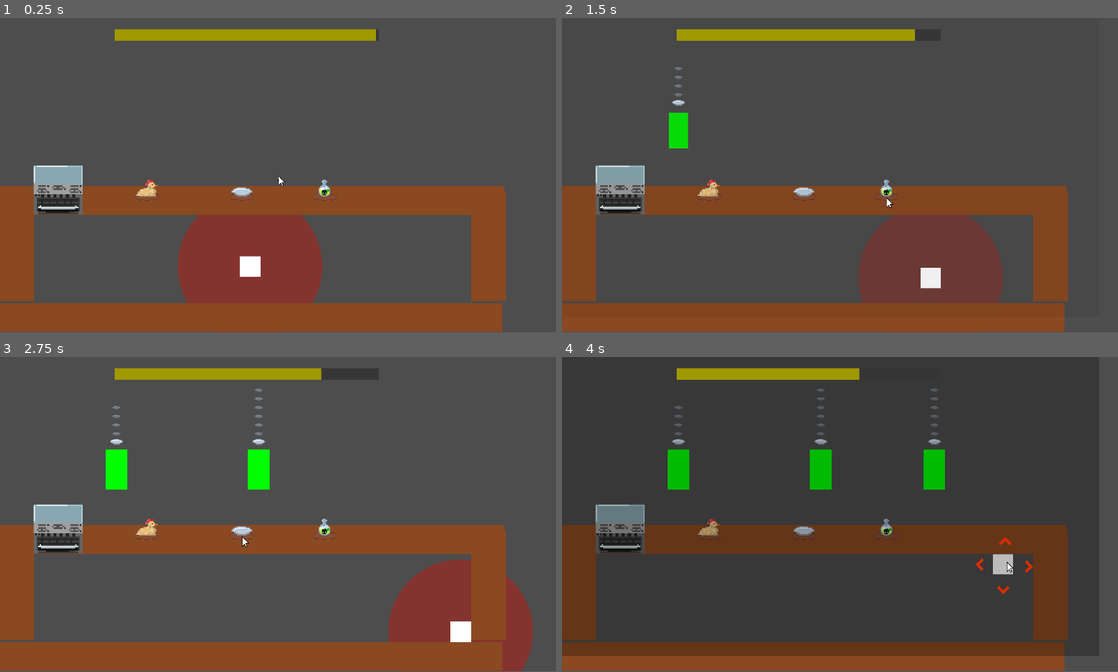
Above: before the commit, frames 1-4 (two rows, left to right).
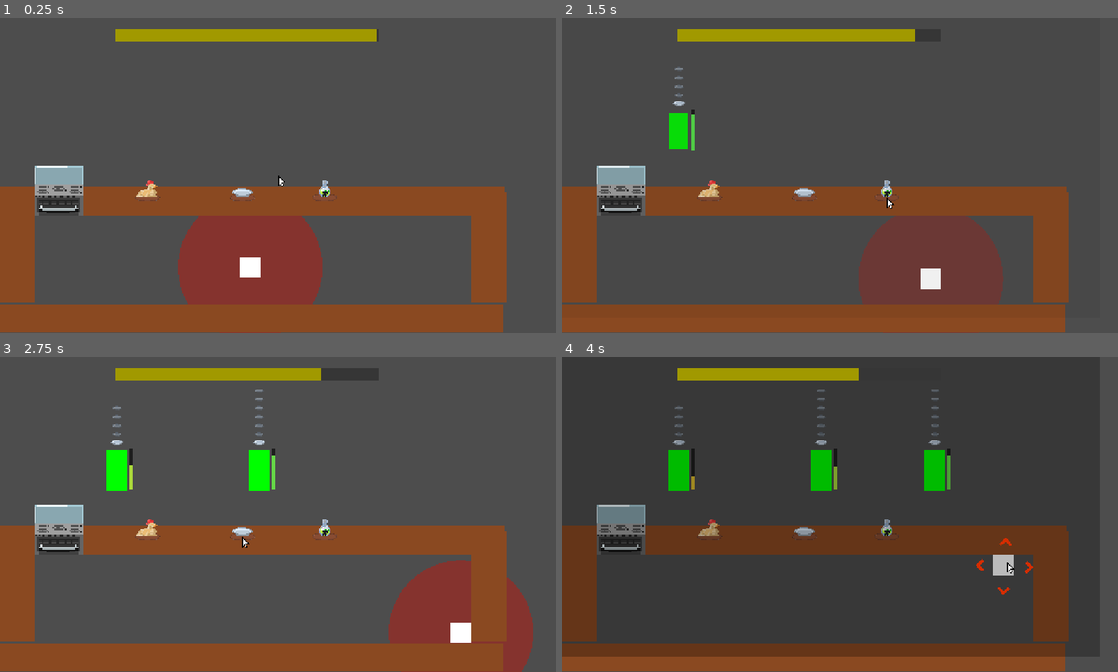
Above: after the commit, the same moments.

Repository: Someoneyeeting/Cookinggame
Game: Godot game, scene res://testscene.tscn
Same seed, same stepped clock (60 frames per second), same inputs: the game is played once before the commit and once after it. Sound files missing from this copy of the repository are replaced by a short silence.
Inputs (mouse positions are in pixels of both pictures, inside the frame that each line leads up to):
- Up to frame 1 (0.25 s): no input
- Up to frame 2 (1.5 s): tap Enter (ui_accept) at 0.5, 0.77 s; move the mouse to (706, 197) at 0.52 s; hold D (right) 0.53-1.28 s; click (706, 197) at 0.6 s; move the mouse to (884, 197) at 1.27 s; hold S (down) from 1.28 s (still down); right-click (884, 197) at 1.35 s
- Up to frame 3 (2.75 s): tap Enter (ui_accept) at 1.52 s; move the mouse to (244, 536) at 2.02 s; release S (down) at 2.03 s; hold D (right) from 2.03 s (still down); hold Shift (sprint) from 2.03 s (still down)
- Up to frame 4 (4 s): move the mouse to (812, 577) at 2.77 s; release D (right) at 2.78 s; release Shift (sprint) at 2.78 s; hold W (up) 2.78-3.53 s; click (812, 577) at 2.85 s; tap Enter (ui_accept) at 3.02, 3.77 s; move the mouse to (1006, 561) at 3.52 s; hold A (left) from 3.53 s (still down); hold Right mouse button (rightc) from 3.53 s (still down)
In our replay, the window is 800x453 before the commit and 800x454 after it. These sizes can differ from the game's own. Grey fills any space a smaller window leaves; there, only what the larger window draws over its background counts as a difference.

The runs differ from the first frame. In frame 1, 1.7% of the frame differs, in the area x 0-92%, y 3-100%; in frame 2, 2.0%; in frame 3, 2.1%; in frame 4, 2.6%.

Commit message:
customer timer

Diff:
--- a/customer.gd
+++ b/customer.gd
@@ -63,6 +63,8 @@
 		$ColorRect.position.x = -61.0 + (randf_range(count,-count) - 35) / 32
 		$GPUParticles2D.emitting = true
 
+	$customertimer.set_timer($waittime.time_left / $waittime.wait_time)
+
 
 func _on_outanimation_timeout() -> void:
 	visible = not visible
--- a/customer.tscn
+++ b/customer.tscn
@@ -6,6 +6,7 @@
 [ext_resource type="PackedScene" uid="uid://cu8x5k10nnpnb" path="res://recipe_display.tscn" id="3_f7asb"]
 [ext_resource type="AudioStream" uid="uid://dkmj8vjd5msyh" path="res://plate.wav" id="4_eas7q"]
 [ext_resource type="Texture2D" uid="uid://c3rbelrku3jqb" path="res://sweat.png" id="5_gn8fi"]
+[ext_resource type="PackedScene" uid="uid://bka4oyxnt01g6" path="res://customertimer.tscn" id="7_0rcyg"]
 
 [sub_resource type="Animation" id="Animation_r8ta2"]
 length = 0.001
@@ -118,7 +119,7 @@
 [node name="click" type="Area2D" parent="." node_paths=PackedStringArray("target") groups=["targetable"]]
 script = ExtResource("3_eas7q")
 target = NodePath("..")
-metadata/_custom_type_script = ExtResource("3_eas7q")
+metadata/_custom_type_script = "uid://dpu8i0lr4fal7"
 
 [node name="CollisionShape2D" type="CollisionShape2D" parent="click"]
 position = Vector2(1, 3)
@@ -142,5 +143,13 @@
 wait_time = 0.1
 one_shot = true
 
+[node name="customertimer" parent="." instance=ExtResource("7_0rcyg")]
+position = Vector2(29, 46)
+
+[node name="waittime" type="Timer" parent="."]
+wait_time = 4.0
+one_shot = true
+autostart = true
+
 [connection signal="timeout" from="outanimation" to="." method="_on_outanimation_timeout"]
 [connection signal="timeout" from="pause" to="." method="_on_pause_timeout"]
--- /dev/null
+++ b/customertimer.tscn
@@ -0,0 +1,41 @@
+[gd_scene load_steps=3 format=3 uid="uid://bka4oyxnt01g6"]
+
+[sub_resource type="GDScript" id="GDScript_3cpn2"]
+script/source = "extends Node2D
+class_name CusTimer
+
+
+@export var grad : Gradient
+var val : float = 1.
+var height : float
+
+func _ready() -> void:
+	height = $bar.size.y
+
+func set_timer(t : float):
+	val = t
+
+func _physics_process(delta: float) -> void:
+	$bar.size.y = lerp($bar.size.y,val * height,0.4)
+	$bar.color = grad.sample(val)
+"
+
+[sub_resource type="Gradient" id="Gradient_3cpn2"]
+offsets = PackedFloat32Array(0, 0.385057, 1)
+colors = PackedColorArray(0.70366, 0.051034, 0.051034, 1, 0.880165, 0.847357, 0.196969, 1, 0.213331, 0.85301, 0.310284, 1)
+
+[node name="customertimer" type="Node2D"]
+script = SubResource("GDScript_3cpn2")
+grad = SubResource("Gradient_3cpn2")
+
+[node name="base" type="ColorRect" parent="."]
+offset_top = -92.0
+offset_right = 6.0
+color = Color(0.119835, 0.119835, 0.119835, 1)
+
+[node name="bar" type="ColorRect" parent="."]
+offset_left = -2.0
+offset_right = 4.0
+offset_bottom = 91.0
+rotation = -3.14159
+pivot_offset = Vector2(4, 0)
--- a/podium.tscn
+++ b/podium.tscn
@@ -7,6 +7,33 @@
 
 [sub_resource type="CircleShape2D" id="CircleShape2D_hqaaq"]
 radius = 21.2132
+
+[sub_resource type="Animation" id="Animation_bs587"]
+length = 0.001
+tracks/0/type = "value"
+tracks/0/imported = false
+tracks/0/enabled = true
+tracks/0/path = NodePath("Sprite2D:position")
+tracks/0/interp = 1
+tracks/0/loop_wrap = true
+tracks/0/keys = {
+"times": PackedFloat32Array(0),
+"transitions": PackedFloat32Array(1),
+"update": 0,
+"values": [Vector2(0, -1)]
+}
+tracks/1/type = "value"
+tracks/1/imported = false
+tracks/1/enabled = true
+tracks/1/path = NodePath("Sprite2D:rotation")
+tracks/1/interp = 1
+tracks/1/loop_wrap = true
+tracks/1/keys = {
+"times": PackedFloat32Array(0),
+"transitions": PackedFloat32Array(1),
+"update": 0,
+"values": [0.0]
+}
 
 [sub_resource type="Animation" id="Animation_wuh2m"]
 resource_name = "spin"
@@ -34,33 +61,6 @@
 "transitions": PackedFloat32Array(0.241484, 1),
 "update": 0,
 "values": [0.0, 0.0]
-}
-
-[sub_resource type="Animation" id="Animation_bs587"]
-length = 0.001
-tracks/0/type = "value"
-tracks/0/imported = false
-tracks/0/enabled = true
-tracks/0/path = NodePath("Sprite2D:position")
-tracks/0/interp = 1
-tracks/0/loop_wrap = true
-tracks/0/keys = {
-"times": PackedFloat32Array(0),
-"transitions": PackedFloat32Array(1),
-"update": 0,
-"values": [Vector2(0, -1)]
-}
-tracks/1/type = "value"
-tracks/1/imported = false
-tracks/1/enabled = true
-tracks/1/path = NodePath("Sprite2D:rotation")
-tracks/1/interp = 1
-tracks/1/loop_wrap = true
-tracks/1/keys = {
-"times": PackedFloat32Array(0),
-"transitions": PackedFloat32Array(1),
-"update": 0,
-"values": [0.0]
 }
 
 [sub_resource type="Animation" id="Animation_q23nx"]
--- a/project.godot
+++ b/project.godot
@@ -24,6 +24,7 @@
 
 window/size/viewport_width=1270
 window/size/viewport_height=720
+window/stretch/mode="canvas_items"
 
 [global_group]
 
Not shown: 1 places in customer.tscn that only renumber resources
Not shown, changed: export_presets.cfg
Not shown, removed: todelete.txt
Not shown, changed: .gitignore
